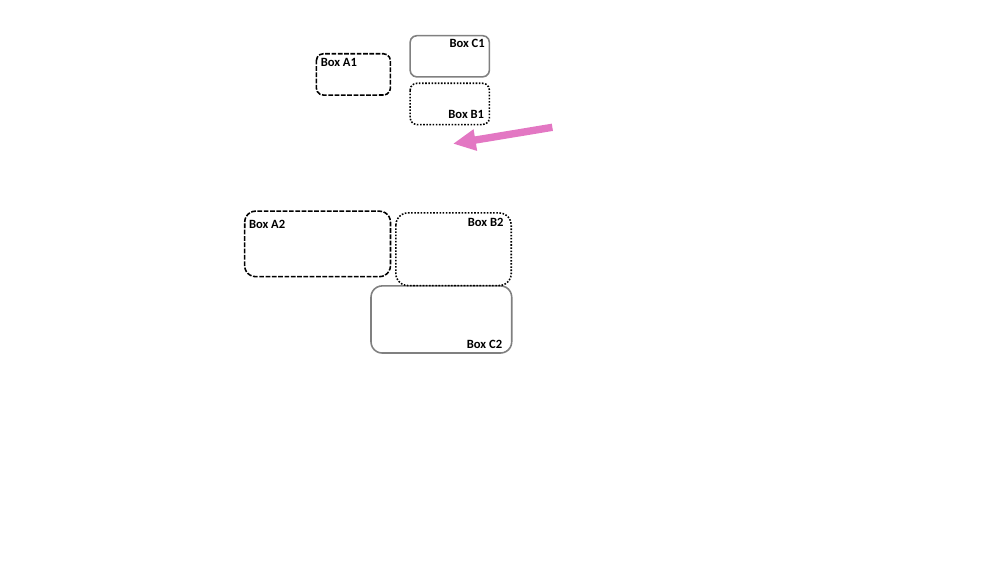
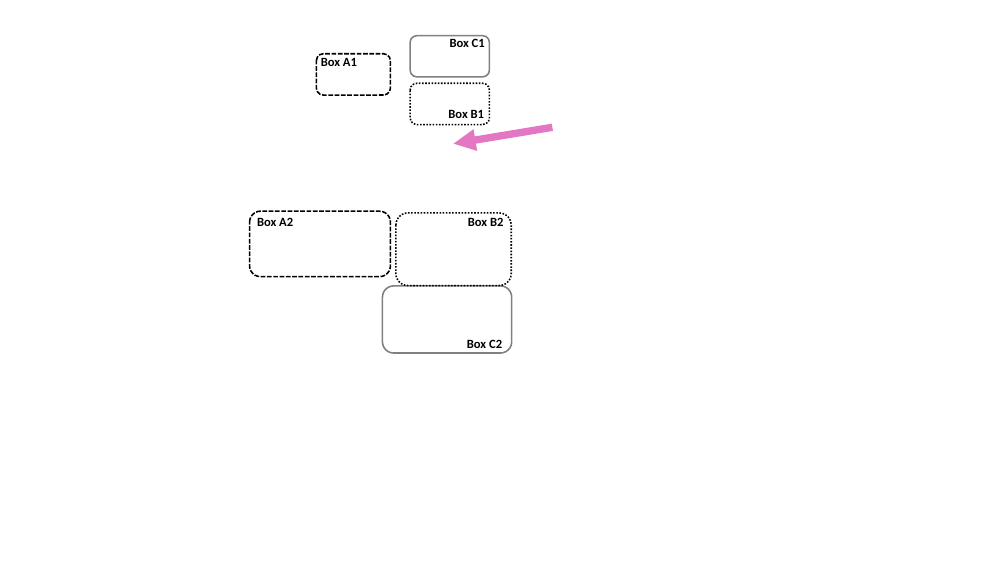
Before and after one commit to DycomDetector/DycomDetector.github.io, a slide deck: slide 1 of images2/picsUsecases2/EmptyWheel5.pptx. Drawn at 1008x567 pixels with LibreOffice and Linux fonts; fonts in the diff are those of the drawing; background and template pictures are left out. Boxes give left, top, right and bottom in pixels: in the first picture for what was removed or moved away, otherwise in the second. Text is boxed around its words. In the diff, an @@ line names an element or a change of style, - is before the commit and + after.

```diff
--- a/images2/picsUsecases2/EmptyWheel5.pptx
+++ b/images2/picsUsecases2/EmptyWheel5.pptx
@@ text "Box A2": place and size @@
-text "Box A2" at (249,219,285,228)
+text "Box A2" at (257,217,293,226)
@@ rounded rectangle: place and size @@
-rounded rectangle at (245,211,391,277)
+rounded rectangle at (250,211,390,277)
@@ rounded rectangle: place and size @@
-rounded rectangle at (371,286,512,353)
+rounded rectangle at (383,286,512,353)
```
Also in this commit, not shown: 6 other files.
